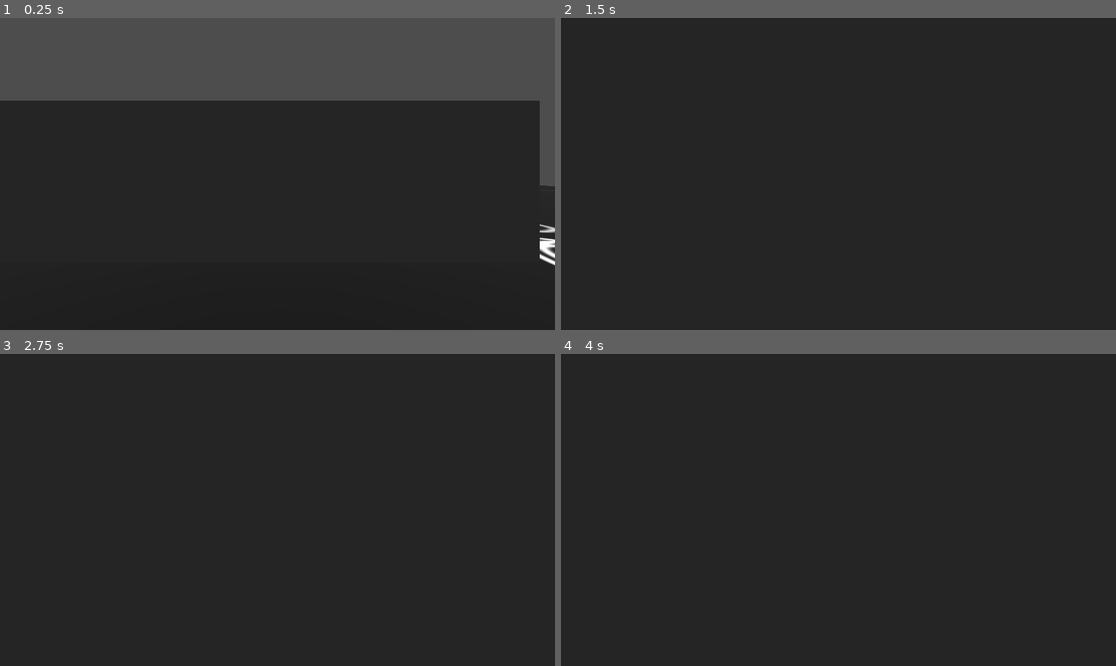
Above: before the commit, frames 1-4 (two rows, left to right).
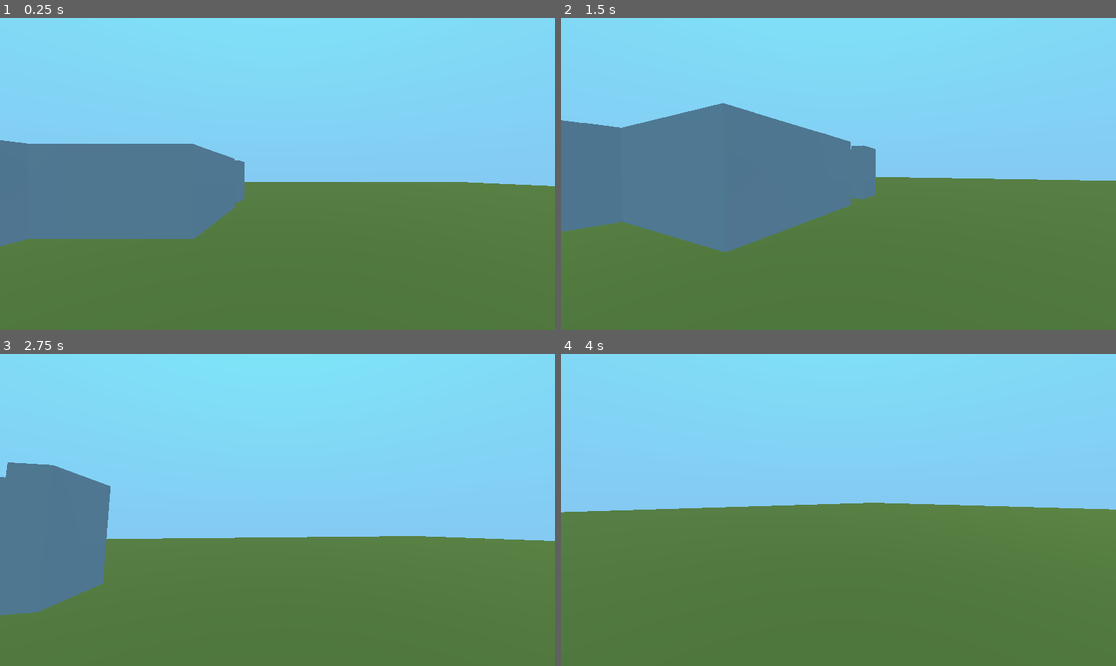
Above: after the commit, the same moments.

Repository: ZenoGlitch/ToiletGame1
Game: Godot game, scene res://Scenes/main.tscn
The game is run twice, just before and just after one commit, with the same random seed, the same clock (stepped at 60 frames per second) and the same inputs.
Inputs (mouse positions are in pixels of both pictures, inside the frame that each line leads up to):
- Up to frame 1 (0.25 s): no input
- Up to frame 2 (1.5 s): tap Enter (ui_accept) at 0.5, 0.77 s; move the mouse to (866, 174) at 0.52 s; hold W (MoveForward) from 0.53 s (still down); move the mouse to (810, 174) at 1.27 s
- Up to frame 3 (2.75 s): keep holding W (MoveForward); tap Enter (ui_accept) at 1.52 s; move the mouse to (288, 503) at 2.02 s
- Up to frame 4 (4 s): keep holding W (MoveForward); move the mouse to (832, 516) at 2.77 s; tap Enter (ui_accept) at 3.02, 3.77 s; move the mouse to (877, 513) at 3.52 s

The runs differ from the first frame. In frame 1, 100% of the frame differs, in the area x 0-100%, y 0-100%; in frame 2, 100%; in frame 3, 100%; in frame 4, 100%.

Commit message:
Level blockout adjustments, mainly rescaled

Diff:
--- a/Scenes/LevelBlockout.tscn
+++ b/Scenes/LevelBlockout.tscn
@@ -1,120 +1,64 @@
-[gd_scene load_steps=44 format=3 uid="uid://d3fhrq1wgv7wi"]
-
-[ext_resource type="Texture2D" uid="uid://fpb2pht7k4i" path="res://Assets/test/map_blueprint.png" id="1_5ab6s"]
+[gd_scene load_steps=29 format=3 uid="uid://d3fhrq1wgv7wi"]
 
 [sub_resource type="BoxMesh" id="BoxMesh_4287a"]
 size = Vector3(25, 4, 1)
 
-[sub_resource type="ConcavePolygonShape3D" id="ConcavePolygonShape3D_tfrgr"]
-data = PackedVector3Array(-12.5, 2, 0.5, 12.5, 2, 0.5, -12.5, -2, 0.5, 12.5, 2, 0.5, 12.5, -2, 0.5, -12.5, -2, 0.5, 12.5, 2, -0.5, -12.5, 2, -0.5, 12.5, -2, -0.5, -12.5, 2, -0.5, -12.5, -2, -0.5, 12.5, -2, -0.5, 12.5, 2, 0.5, 12.5, 2, -0.5, 12.5, -2, 0.5, 12.5, 2, -0.5, 12.5, -2, -0.5, 12.5, -2, 0.5, -12.5, 2, -0.5, -12.5, 2, 0.5, -12.5, -2, -0.5, -12.5, 2, 0.5, -12.5, -2, 0.5, -12.5, -2, -0.5, 12.5, 2, 0.5, -12.5, 2, 0.5, 12.5, 2, -0.5, -12.5, 2, 0.5, -12.5, 2, -0.5, 12.5, 2, -0.5, -12.5, -2, 0.5, 12.5, -2, 0.5, -12.5, -2, -0.5, 12.5, -2, 0.5, 12.5, -2, -0.5, -12.5, -2, -0.5)
-
 [sub_resource type="BoxMesh" id="BoxMesh_h7he1"]
 size = Vector3(1, 4, 40)
 
-[sub_resource type="ConcavePolygonShape3D" id="ConcavePolygonShape3D_b2ybw"]
-data = PackedVector3Array(-0.5, 2, 20, 0.5, 2, 20, -0.5, -2, 20, 0.5, 2, 20, 0.5, -2, 20, -0.5, -2, 20, 0.5, 2, -20, -0.5, 2, -20, 0.5, -2, -20, -0.5, 2, -20, -0.5, -2, -20, 0.5, -2, -20, 0.5, 2, 20, 0.5, 2, -20, 0.5, -2, 20, 0.5, 2, -20, 0.5, -2, -20, 0.5, -2, 20, -0.5, 2, -20, -0.5, 2, 20, -0.5, -2, -20, -0.5, 2, 20, -0.5, -2, 20, -0.5, -2, -20, 0.5, 2, 20, -0.5, 2, 20, 0.5, 2, -20, -0.5, 2, 20, -0.5, 2, -20, 0.5, 2, -20, -0.5, -2, 20, 0.5, -2, 20, -0.5, -2, -20, 0.5, -2, 20, 0.5, -2, -20, -0.5, -2, -20)
-
 [sub_resource type="BoxMesh" id="BoxMesh_wy71e"]
 size = Vector3(15, 4, 1)
 
-[sub_resource type="ConcavePolygonShape3D" id="ConcavePolygonShape3D_osiyl"]
-data = PackedVector3Array(-7.5, 2, 0.5, 7.5, 2, 0.5, -7.5, -2, 0.5, 7.5, 2, 0.5, 7.5, -2, 0.5, -7.5, -2, 0.5, 7.5, 2, -0.5, -7.5, 2, -0.5, 7.5, -2, -0.5, -7.5, 2, -0.5, -7.5, -2, -0.5, 7.5, -2, -0.5, 7.5, 2, 0.5, 7.5, 2, -0.5, 7.5, -2, 0.5, 7.5, 2, -0.5, 7.5, -2, -0.5, 7.5, -2, 0.5, -7.5, 2, -0.5, -7.5, 2, 0.5, -7.5, -2, -0.5, -7.5, 2, 0.5, -7.5, -2, 0.5, -7.5, -2, -0.5, 7.5, 2, 0.5, -7.5, 2, 0.5, 7.5, 2, -0.5, -7.5, 2, 0.5, -7.5, 2, -0.5, 7.5, 2, -0.5, -7.5, -2, 0.5, 7.5, -2, 0.5, -7.5, -2, -0.5, 7.5, -2, 0.5, 7.5, -2, -0.5, -7.5, -2, -0.5)
-
 [sub_resource type="BoxMesh" id="BoxMesh_1hkqx"]
 size = Vector3(10, 4, 1)
 
-[sub_resource type="ConcavePolygonShape3D" id="ConcavePolygonShape3D_y2cq8"]
-data = PackedVector3Array(-5, 2, 0.5, 5, 2, 0.5, -5, -2, 0.5, 5, 2, 0.5, 5, -2, 0.5, -5, -2, 0.5, 5, 2, -0.5, -5, 2, -0.5, 5, -2, -0.5, -5, 2, -0.5, -5, -2, -0.5, 5, -2, -0.5, 5, 2, 0.5, 5, 2, -0.5, 5, -2, 0.5, 5, 2, -0.5, 5, -2, -0.5, 5, -2, 0.5, -5, 2, -0.5, -5, 2, 0.5, -5, -2, -0.5, -5, 2, 0.5, -5, -2, 0.5, -5, -2, -0.5, 5, 2, 0.5, -5, 2, 0.5, 5, 2, -0.5, -5, 2, 0.5, -5, 2, -0.5, 5, 2, -0.5, -5, -2, 0.5, 5, -2, 0.5, -5, -2, -0.5, 5, -2, 0.5, 5, -2, -0.5, -5, -2, -0.5)
-
 [sub_resource type="BoxMesh" id="BoxMesh_dumv4"]
 size = Vector3(22, 4, 1)
 
-[sub_resource type="ConcavePolygonShape3D" id="ConcavePolygonShape3D_pdp18"]
-data = PackedVector3Array(-11, 2, 0.5, 11, 2, 0.5, -11, -2, 0.5, 11, 2, 0.5, 11, -2, 0.5, -11, -2, 0.5, 11, 2, -0.5, -11, 2, -0.5, 11, -2, -0.5, -11, 2, -0.5, -11, -2, -0.5, 11, -2, -0.5, 11, 2, 0.5, 11, 2, -0.5, 11, -2, 0.5, 11, 2, -0.5, 11, -2, -0.5, 11, -2, 0.5, -11, 2, -0.5, -11, 2, 0.5, -11, -2, -0.5, -11, 2, 0.5, -11, -2, 0.5, -11, -2, -0.5, 11, 2, 0.5, -11, 2, 0.5, 11, 2, -0.5, -11, 2, 0.5, -11, 2, -0.5, 11, 2, -0.5, -11, -2, 0.5, 11, -2, 0.5, -11, -2, -0.5, 11, -2, 0.5, 11, -2, -0.5, -11, -2, -0.5)
-
 [sub_resource type="BoxMesh" id="BoxMesh_fl1a0"]
 size = Vector3(8, 4, 1)
 
-[sub_resource type="ConcavePolygonShape3D" id="ConcavePolygonShape3D_gm6v6"]
-data = PackedVector3Array(-4, 2, 0.5, 4, 2, 0.5, -4, -2, 0.5, 4, 2, 0.5, 4, -2, 0.5, -4, -2, 0.5, 4, 2, -0.5, -4, 2, -0.5, 4, -2, -0.5, -4, 2, -0.5, -4, -2, -0.5, 4, -2, -0.5, 4, 2, 0.5, 4, 2, -0.5, 4, -2, 0.5, 4, 2, -0.5, 4, -2, -0.5, 4, -2, 0.5, -4, 2, -0.5, -4, 2, 0.5, -4, -2, -0.5, -4, 2, 0.5, -4, -2, 0.5, -4, -2, -0.5, 4, 2, 0.5, -4, 2, 0.5, 4, 2, -0.5, -4, 2, 0.5, -4, 2, -0.5, 4, 2, -0.5, -4, -2, 0.5, 4, -2, 0.5, -4, -2, -0.5, 4, -2, 0.5, 4, -2, -0.5, -4, -2, -0.5)
-
 [sub_resource type="BoxMesh" id="BoxMesh_c1frp"]
-size = Vector3(18, 4, 1)
-
-[sub_resource type="ConcavePolygonShape3D" id="ConcavePolygonShape3D_88gvm"]
-data = PackedVector3Array(-9, 2, 0.5, 9, 2, 0.5, -9, -2, 0.5, 9, 2, 0.5, 9, -2, 0.5, -9, -2, 0.5, 9, 2, -0.5, -9, 2, -0.5, 9, -2, -0.5, -9, 2, -0.5, -9, -2, -0.5, 9, -2, -0.5, 9, 2, 0.5, 9, 2, -0.5, 9, -2, 0.5, 9, 2, -0.5, 9, -2, -0.5, 9, -2, 0.5, -9, 2, -0.5, -9, 2, 0.5, -9, -2, -0.5, -9, 2, 0.5, -9, -2, 0.5, -9, -2, -0.5, 9, 2, 0.5, -9, 2, 0.5, 9, 2, -0.5, -9, 2, 0.5, -9, 2, -0.5, 9, 2, -0.5, -9, -2, 0.5, 9, -2, 0.5, -9, -2, -0.5, 9, -2, 0.5, 9, -2, -0.5, -9, -2, -0.5)
+size = Vector3(10, 4, 1)
 
 [sub_resource type="BoxMesh" id="BoxMesh_kngxd"]
 size = Vector3(1, 4, 12)
 
-[sub_resource type="ConcavePolygonShape3D" id="ConcavePolygonShape3D_1kqjx"]
-data = PackedVector3Array(-0.5, 2, 6, 0.5, 2, 6, -0.5, -2, 6, 0.5, 2, 6, 0.5, -2, 6, -0.5, -2, 6, 0.5, 2, -6, -0.5, 2, -6, 0.5, -2, -6, -0.5, 2, -6, -0.5, -2, -6, 0.5, -2, -6, 0.5, 2, 6, 0.5, 2, -6, 0.5, -2, 6, 0.5, 2, -6, 0.5, -2, -6, 0.5, -2, 6, -0.5, 2, -6, -0.5, 2, 6, -0.5, -2, -6, -0.5, 2, 6, -0.5, -2, 6, -0.5, -2, -6, 0.5, 2, 6, -0.5, 2, 6, 0.5, 2, -6, -0.5, 2, 6, -0.5, 2, -6, 0.5, 2, -6, -0.5, -2, 6, 0.5, -2, 6, -0.5, -2, -6, 0.5, -2, 6, 0.5, -2, -6, -0.5, -2, -6)
-
 [sub_resource type="BoxMesh" id="BoxMesh_pruve"]
 size = Vector3(10.5, 4, 1)
 
-[sub_resource type="ConcavePolygonShape3D" id="ConcavePolygonShape3D_mg3fo"]
-data = PackedVector3Array(-5.25, 2, 0.5, 5.25, 2, 0.5, -5.25, -2, 0.5, 5.25, 2, 0.5, 5.25, -2, 0.5, -5.25, -2, 0.5, 5.25, 2, -0.5, -5.25, 2, -0.5, 5.25, -2, -0.5, -5.25, 2, -0.5, -5.25, -2, -0.5, 5.25, -2, -0.5, 5.25, 2, 0.5, 5.25, 2, -0.5, 5.25, -2, 0.5, 5.25, 2, -0.5, 5.25, -2, -0.5, 5.25, -2, 0.5, -5.25, 2, -0.5, -5.25, 2, 0.5, -5.25, -2, -0.5, -5.25, 2, 0.5, -5.25, -2, 0.5, -5.25, -2, -0.5, 5.25, 2, 0.5, -5.25, 2, 0.5, 5.25, 2, -0.5, -5.25, 2, 0.5, -5.25, 2, -0.5, 5.25, 2, -0.5, -5.25, -2, 0.5, 5.25, -2, 0.5, -5.25, -2, -0.5, 5.25, -2, 0.5, 5.25, -2, -0.5, -5.25, -2, -0.5)
-
 [sub_resource type="BoxMesh" id="BoxMesh_4cotl"]
 size = Vector3(15, 4, 1)
 
-[sub_resource type="ConcavePolygonShape3D" id="ConcavePolygonShape3D_ukrke"]
-data = PackedVector3Array(-7.5, 2, 0.5, 7.5, 2, 0.5, -7.5, -2, 0.5, 7.5, 2, 0.5, 7.5, -2, 0.5, -7.5, -2, 0.5, 7.5, 2, -0.5, -7.5, 2, -0.5, 7.5, -2, -0.5, -7.5, 2, -0.5, -7.5, -2, -0.5, 7.5, -2, -0.5, 7.5, 2, 0.5, 7.5, 2, -0.5, 7.5, -2, 0.5, 7.5, 2, -0.5, 7.5, -2, -0.5, 7.5, -2, 0.5, -7.5, 2, -0.5, -7.5, 2, 0.5, -7.5, -2, -0.5, -7.5, 2, 0.5, -7.5, -2, 0.5, -7.5, -2, -0.5, 7.5, 2, 0.5, -7.5, 2, 0.5, 7.5, 2, -0.5, -7.5, 2, 0.5, -7.5, 2, -0.5, 7.5, 2, -0.5, -7.5, -2, 0.5, 7.5, -2, 0.5, -7.5, -2, -0.5, 7.5, -2, 0.5, 7.5, -2, -0.5, -7.5, -2, -0.5)
-
 [sub_resource type="BoxMesh" id="BoxMesh_kihsx"]
 size = Vector3(1, 4, 7)
 
-[sub_resource type="ConcavePolygonShape3D" id="ConcavePolygonShape3D_nuntv"]
-data = PackedVector3Array(-0.5, 2, 3.5, 0.5, 2, 3.5, -0.5, -2, 3.5, 0.5, 2, 3.5, 0.5, -2, 3.5, -0.5, -2, 3.5, 0.5, 2, -3.5, -0.5, 2, -3.5, 0.5, -2, -3.5, -0.5, 2, -3.5, -0.5, -2, -3.5, 0.5, -2, -3.5, 0.5, 2, 3.5, 0.5, 2, -3.5, 0.5, -2, 3.5, 0.5, 2, -3.5, 0.5, -2, -3.5, 0.5, -2, 3.5, -0.5, 2, -3.5, -0.5, 2, 3.5, -0.5, -2, -3.5, -0.5, 2, 3.5, -0.5, -2, 3.5, -0.5, -2, -3.5, 0.5, 2, 3.5, -0.5, 2, 3.5, 0.5, 2, -3.5, -0.5, 2, 3.5, -0.5, 2, -3.5, 0.5, 2, -3.5, -0.5, -2, 3.5, 0.5, -2, 3.5, -0.5, -2, -3.5, 0.5, -2, 3.5, 0.5, -2, -3.5, -0.5, -2, -3.5)
-
 [sub_resource type="BoxMesh" id="BoxMesh_dmb06"]
 size = Vector3(6, 4, 1)
 
-[sub_resource type="ConcavePolygonShape3D" id="ConcavePolygonShape3D_kwssv"]
-data = PackedVector3Array(-3, 2, 0.5, 3, 2, 0.5, -3, -2, 0.5, 3, 2, 0.5, 3, -2, 0.5, -3, -2, 0.5, 3, 2, -0.5, -3, 2, -0.5, 3, -2, -0.5, -3, 2, -0.5, -3, -2, -0.5, 3, -2, -0.5, 3, 2, 0.5, 3, 2, -0.5, 3, -2, 0.5, 3, 2, -0.5, 3, -2, -0.5, 3, -2, 0.5, -3, 2, -0.5, -3, 2, 0.5, -3, -2, -0.5, -3, 2, 0.5, -3, -2, 0.5, -3, -2, -0.5, 3, 2, 0.5, -3, 2, 0.5, 3, 2, -0.5, -3, 2, 0.5, -3, 2, -0.5, 3, 2, -0.5, -3, -2, 0.5, 3, -2, 0.5, -3, -2, -0.5, 3, -2, 0.5, 3, -2, -0.5, -3, -2, -0.5)
-
 [sub_resource type="BoxMesh" id="BoxMesh_owu0r"]
 size = Vector3(1, 4, 4)
 
-[sub_resource type="ConcavePolygonShape3D" id="ConcavePolygonShape3D_hol7i"]
-data = PackedVector3Array(-0.5, 2, 2, 0.5, 2, 2, -0.5, -2, 2, 0.5, 2, 2, 0.5, -2, 2, -0.5, -2, 2, 0.5, 2, -2, -0.5, 2, -2, 0.5, -2, -2, -0.5, 2, -2, -0.5, -2, -2, 0.5, -2, -2, 0.5, 2, 2, 0.5, 2, -2, 0.5, -2, 2, 0.5, 2, -2, 0.5, -2, -2, 0.5, -2, 2, -0.5, 2, -2, -0.5, 2, 2, -0.5, -2, -2, -0.5, 2, 2, -0.5, -2, 2, -0.5, -2, -2, 0.5, 2, 2, -0.5, 2, 2, 0.5, 2, -2, -0.5, 2, 2, -0.5, 2, -2, 0.5, 2, -2, -0.5, -2, 2, 0.5, -2, 2, -0.5, -2, -2, 0.5, -2, 2, 0.5, -2, -2, -0.5, -2, -2)
-
 [sub_resource type="BoxMesh" id="BoxMesh_ll2wg"]
-size = Vector3(1, 4, 12)
-
-[sub_resource type="ConcavePolygonShape3D" id="ConcavePolygonShape3D_nu8ci"]
-data = PackedVector3Array(-0.5, 2, 6, 0.5, 2, 6, -0.5, -2, 6, 0.5, 2, 6, 0.5, -2, 6, -0.5, -2, 6, 0.5, 2, -6, -0.5, 2, -6, 0.5, -2, -6, -0.5, 2, -6, -0.5, -2, -6, 0.5, -2, -6, 0.5, 2, 6, 0.5, 2, -6, 0.5, -2, 6, 0.5, 2, -6, 0.5, -2, -6, 0.5, -2, 6, -0.5, 2, -6, -0.5, 2, 6, -0.5, -2, -6, -0.5, 2, 6, -0.5, -2, 6, -0.5, -2, -6, 0.5, 2, 6, -0.5, 2, 6, 0.5, 2, -6, -0.5, 2, 6, -0.5, 2, -6, 0.5, 2, -6, -0.5, -2, 6, 0.5, -2, 6, -0.5, -2, -6, 0.5, -2, 6, 0.5, -2, -6, -0.5, -2, -6)
+size = Vector3(1, 4, 10)
 
 [sub_resource type="BoxMesh" id="BoxMesh_8ajak"]
 size = Vector3(1, 4, 9)
 
-[sub_resource type="ConcavePolygonShape3D" id="ConcavePolygonShape3D_r4rsu"]
-data = PackedVector3Array(-0.5, 2, 4.5, 0.5, 2, 4.5, -0.5, -2, 4.5, 0.5, 2, 4.5, 0.5, -2, 4.5, -0.5, -2, 4.5, 0.5, 2, -4.5, -0.5, 2, -4.5, 0.5, -2, -4.5, -0.5, 2, -4.5, -0.5, -2, -4.5, 0.5, -2, -4.5, 0.5, 2, 4.5, 0.5, 2, -4.5, 0.5, -2, 4.5, 0.5, 2, -4.5, 0.5, -2, -4.5, 0.5, -2, 4.5, -0.5, 2, -4.5, -0.5, 2, 4.5, -0.5, -2, -4.5, -0.5, 2, 4.5, -0.5, -2, 4.5, -0.5, -2, -4.5, 0.5, 2, 4.5, -0.5, 2, 4.5, 0.5, 2, -4.5, -0.5, 2, 4.5, -0.5, 2, -4.5, 0.5, 2, -4.5, -0.5, -2, 4.5, 0.5, -2, 4.5, -0.5, -2, -4.5, 0.5, -2, 4.5, 0.5, -2, -4.5, -0.5, -2, -4.5)
-
 [sub_resource type="BoxMesh" id="BoxMesh_ac4sl"]
 size = Vector3(1, 4, 4.5)
 
-[sub_resource type="ConcavePolygonShape3D" id="ConcavePolygonShape3D_oxjap"]
-data = PackedVector3Array(-0.5, 2, 2.25, 0.5, 2, 2.25, -0.5, -2, 2.25, 0.5, 2, 2.25, 0.5, -2, 2.25, -0.5, -2, 2.25, 0.5, 2, -2.25, -0.5, 2, -2.25, 0.5, -2, -2.25, -0.5, 2, -2.25, -0.5, -2, -2.25, 0.5, -2, -2.25, 0.5, 2, 2.25, 0.5, 2, -2.25, 0.5, -2, 2.25, 0.5, 2, -2.25, 0.5, -2, -2.25, 0.5, -2, 2.25, -0.5, 2, -2.25, -0.5, 2, 2.25, -0.5, -2, -2.25, -0.5, 2, 2.25, -0.5, -2, 2.25, -0.5, -2, -2.25, 0.5, 2, 2.25, -0.5, 2, 2.25, 0.5, 2, -2.25, -0.5, 2, 2.25, -0.5, 2, -2.25, 0.5, 2, -2.25, -0.5, -2, 2.25, 0.5, -2, 2.25, -0.5, -2, -2.25, 0.5, -2, 2.25, 0.5, -2, -2.25, -0.5, -2, -2.25)
-
 [sub_resource type="BoxMesh" id="BoxMesh_178mv"]
 size = Vector3(3, 4, 1)
 
-[sub_resource type="ConcavePolygonShape3D" id="ConcavePolygonShape3D_iq8sa"]
-data = PackedVector3Array(-1.5, 2, 0.5, 1.5, 2, 0.5, -1.5, -2, 0.5, 1.5, 2, 0.5, 1.5, -2, 0.5, -1.5, -2, 0.5, 1.5, 2, -0.5, -1.5, 2, -0.5, 1.5, -2, -0.5, -1.5, 2, -0.5, -1.5, -2, -0.5, 1.5, -2, -0.5, 1.5, 2, 0.5, 1.5, 2, -0.5, 1.5, -2, 0.5, 1.5, 2, -0.5, 1.5, -2, -0.5, 1.5, -2, 0.5, -1.5, 2, -0.5, -1.5, 2, 0.5, -1.5, -2, -0.5, -1.5, 2, 0.5, -1.5, -2, 0.5, -1.5, -2, -0.5, 1.5, 2, 0.5, -1.5, 2, 0.5, 1.5, 2, -0.5, -1.5, 2, 0.5, -1.5, 2, -0.5, 1.5, 2, -0.5, -1.5, -2, 0.5, 1.5, -2, 0.5, -1.5, -2, -0.5, 1.5, -2, 0.5, 1.5, -2, -0.5, -1.5, -2, -0.5)
-
-[sub_resource type="ConcavePolygonShape3D" id="ConcavePolygonShape3D_cv7fx"]
-data = PackedVector3Array(-1.5, 2, 0.5, 1.5, 2, 0.5, -1.5, -2, 0.5, 1.5, 2, 0.5, 1.5, -2, 0.5, -1.5, -2, 0.5, 1.5, 2, -0.5, -1.5, 2, -0.5, 1.5, -2, -0.5, -1.5, 2, -0.5, -1.5, -2, -0.5, 1.5, -2, -0.5, 1.5, 2, 0.5, 1.5, 2, -0.5, 1.5, -2, 0.5, 1.5, 2, -0.5, 1.5, -2, -0.5, 1.5, -2, 0.5, -1.5, 2, -0.5, -1.5, 2, 0.5, -1.5, -2, -0.5, -1.5, 2, 0.5, -1.5, -2, 0.5, -1.5, -2, -0.5, 1.5, 2, 0.5, -1.5, 2, 0.5, 1.5, 2, -0.5, -1.5, 2, 0.5, -1.5, 2, -0.5, 1.5, 2, -0.5, -1.5, -2, 0.5, 1.5, -2, 0.5, -1.5, -2, -0.5, 1.5, -2, 0.5, 1.5, -2, -0.5, -1.5, -2, -0.5)
-
 [sub_resource type="BoxMesh" id="BoxMesh_twbex"]
 size = Vector3(14, 1.2, 1)
 
-[sub_resource type="ConcavePolygonShape3D" id="ConcavePolygonShape3D_gcapy"]
-data = PackedVector3Array(-7, 0.6, 0.5, 7, 0.6, 0.5, -7, -0.6, 0.5, 7, 0.6, 0.5, 7, -0.6, 0.5, -7, -0.6, 0.5, 7, 0.6, -0.5, -7, 0.6, -0.5, 7, -0.6, -0.5, -7, 0.6, -0.5, -7, -0.6, -0.5, 7, -0.6, -0.5, 7, 0.6, 0.5, 7, 0.6, -0.5, 7, -0.6, 0.5, 7, 0.6, -0.5, 7, -0.6, -0.5, 7, -0.6, 0.5, -7, 0.6, -0.5, -7, 0.6, 0.5, -7, -0.6, -0.5, -7, 0.6, 0.5, -7, -0.6, 0.5, -7, -0.6, -0.5, 7, 0.6, 0.5, -7, 0.6, 0.5, 7, 0.6, -0.5, -7, 0.6, 0.5, -7, 0.6, -0.5, 7, 0.6, -0.5, -7, -0.6, 0.5, 7, -0.6, 0.5, -7, -0.6, -0.5, 7, -0.6, 0.5, 7, -0.6, -0.5, -7, -0.6, -0.5)
-
-[sub_resource type="StandardMaterial3D" id="StandardMaterial3D_bqfsu"]
-albedo_texture = ExtResource("1_5ab6s")
+[sub_resource type="BoxMesh" id="BoxMesh_sq1b1"]
+size = Vector3(10, 1, 1)
+
+[sub_resource type="StandardMaterial3D" id="StandardMaterial3D_ajiep"]
+albedo_color = Color(0.254799, 0.331178, 0.111054, 1)
 
 [sub_resource type="StandardMaterial3D" id="StandardMaterial3D_ukqov"]
 
@@ -125,199 +69,127 @@
 [sub_resource type="ConcavePolygonShape3D" id="ConcavePolygonShape3D_q61m1"]
 data = PackedVector3Array(50, 0, 50, -50, 0, 50, 50, 0, -50, -50, 0, 50, -50, 0, -50, 50, 0, -50)
 
+[sub_resource type="Gradient" id="Gradient_rpqsg"]
+offsets = PackedFloat32Array(0, 0.364407, 1)
+colors = PackedColorArray(0.85642, 0.557545, 0.990742, 1, 0.530745, 0.743707, 0.942525, 1, 0.47451, 1, 1, 1)
+
+[sub_resource type="GradientTexture2D" id="GradientTexture2D_wwres"]
+gradient = SubResource("Gradient_rpqsg")
+fill_from = Vector2(0.543956, 0.994505)
+fill_to = Vector2(0.543956, 0)
+
+[sub_resource type="PanoramaSkyMaterial" id="PanoramaSkyMaterial_v7olu"]
+panorama = SubResource("GradientTexture2D_wwres")
+
+[sub_resource type="Sky" id="Sky_vvi7l"]
+sky_material = SubResource("PanoramaSkyMaterial_v7olu")
+
 [sub_resource type="Environment" id="Environment_fluw3"]
+background_mode = 2
+sky = SubResource("Sky_vvi7l")
 
 [node name="Node3D" type="Node3D"]
 
 [node name="Walls" type="Node3D" parent="."]
+transform = Transform3D(0.8, 0, 0, 0, 0.8, 0, 0, 0, 0.8, 0, 0, 0)
 
 [node name="Wall1" type="MeshInstance3D" parent="Walls"]
-transform = Transform3D(1, 0, 0, 0, 1, 0, 0, 0, 1, -6.01981, 2, -25.54)
+transform = Transform3D(0.472082, 0, 0, 0, 1, 0, 0, 0, 1, -10.4749, 2, -16.4017)
 mesh = SubResource("BoxMesh_4287a")
 skeleton = NodePath("../..")
 
-[node name="StaticBody3D" type="StaticBody3D" parent="Walls/Wall1"]
-
-[node name="CollisionShape3D" type="CollisionShape3D" parent="Walls/Wall1/StaticBody3D"]
-shape = SubResource("ConcavePolygonShape3D_tfrgr")
-
 [node name="Wall2" type="MeshInstance3D" parent="Walls"]
-transform = Transform3D(-1, 0, -8.74228e-08, 0, 1, 0, 8.74228e-08, 0, -1, -32.022, 2, -15.101)
+transform = Transform3D(-1, 0, -5.51908e-08, 0, 1, 0, 8.74228e-08, 0, -0.631309, -25.2865, 2, -10.1335)
 mesh = SubResource("BoxMesh_h7he1")
 skeleton = NodePath("../..")
 
-[node name="StaticBody3D" type="StaticBody3D" parent="Walls/Wall2"]
-
-[node name="CollisionShape3D" type="CollisionShape3D" parent="Walls/Wall2/StaticBody3D"]
-shape = SubResource("ConcavePolygonShape3D_b2ybw")
-
 [node name="Wall3" type="MeshInstance3D" parent="Walls"]
-transform = Transform3D(-1, 0, -8.74228e-08, 0, 1, 0, 8.74228e-08, 0, -1, -25.029, 2, -34.564)
+transform = Transform3D(-0.647623, 0, -8.74228e-08, 0, 1, 0, 5.6617e-08, 0, -1, -20.8283, 2, -22.6564)
 mesh = SubResource("BoxMesh_wy71e")
 skeleton = NodePath("../Wall2")
 
-[node name="StaticBody3D" type="StaticBody3D" parent="Walls/Wall3"]
-
-[node name="CollisionShape3D" type="CollisionShape3D" parent="Walls/Wall3/StaticBody3D"]
-shape = SubResource("ConcavePolygonShape3D_osiyl")
-
 [node name="Wall4" type="MeshInstance3D" parent="Walls"]
-transform = Transform3D(-4.37114e-08, 0, -1, 0, 1, 0, 1, 0, -4.37114e-08, -18, 2, -30.092)
+transform = Transform3D(-2.91952e-08, 0, -1, 0, 1, 0, 0.667907, 0, -4.37114e-08, -16.3585, 2, -19.1994)
 mesh = SubResource("BoxMesh_1hkqx")
 skeleton = NodePath("../Wall2")
 
-[node name="StaticBody3D" type="StaticBody3D" parent="Walls/Wall4"]
-
-[node name="CollisionShape3D" type="CollisionShape3D" parent="Walls/Wall4/StaticBody3D"]
-shape = SubResource("ConcavePolygonShape3D_y2cq8")
-
 [node name="Wall5" type="MeshInstance3D" parent="Walls"]
-transform = Transform3D(1, 0, 0, 0, 1, 0, 0, 0, 1, -21.502, 2, 4.395)
+transform = Transform3D(0.651686, 0, 0, 0, 1, 0, 0, 0, 1, -18.2033, 1.99152, 2.30653)
 mesh = SubResource("BoxMesh_dumv4")
 skeleton = NodePath("../..")
 
-[node name="StaticBody3D" type="StaticBody3D" parent="Walls/Wall5"]
-
-[node name="CollisionShape3D" type="CollisionShape3D" parent="Walls/Wall5/StaticBody3D"]
-shape = SubResource("ConcavePolygonShape3D_pdp18")
-
 [node name="Wall7" type="MeshInstance3D" parent="Walls"]
-transform = Transform3D(-4.37114e-08, 0, -1, 0, 1, 0, 1, 0, -4.37114e-08, -10.995, 2, 0.917)
+transform = Transform3D(-3.72251e-08, 0, -1, 0, 1, 0, 0.85161, 0, -4.37114e-08, -10.995, 2, -0.659818)
 mesh = SubResource("BoxMesh_fl1a0")
 skeleton = NodePath("../Wall2")
 
-[node name="StaticBody3D" type="StaticBody3D" parent="Walls/Wall7"]
-
-[node name="CollisionShape3D" type="CollisionShape3D" parent="Walls/Wall7/StaticBody3D"]
-shape = SubResource("ConcavePolygonShape3D_gm6v6")
-
 [node name="Wall8" type="MeshInstance3D" parent="Walls"]
-transform = Transform3D(-1, 0, -8.74228e-08, 0, 1, 0, 8.74228e-08, 0, -1, -2.49771, 2, -1.189)
+transform = Transform3D(-0.762341, 0, -8.74228e-08, 0, 1, 0, 6.6646e-08, 0, -1, -7.35901, 2, -3.62679)
 mesh = SubResource("BoxMesh_c1frp")
 skeleton = NodePath("../Wall2")
 
-[node name="StaticBody3D" type="StaticBody3D" parent="Walls/Wall8"]
-
-[node name="CollisionShape3D" type="CollisionShape3D" parent="Walls/Wall8/StaticBody3D"]
-shape = SubResource("ConcavePolygonShape3D_88gvm")
-
 [node name="Wall9" type="MeshInstance3D" parent="Walls"]
-transform = Transform3D(1, 0, 0, 0, 1, 0, 0, 0, 1, -18, 2, -8.15407)
+transform = Transform3D(1, 0, 0, 0, 1, 0, 0, 0, 0.477308, -16.4433, 2, -5.05267)
 mesh = SubResource("BoxMesh_kngxd")
 skeleton = NodePath("../..")
 
-[node name="StaticBody3D" type="StaticBody3D" parent="Walls/Wall9"]
-
-[node name="CollisionShape3D" type="CollisionShape3D" parent="Walls/Wall9/StaticBody3D"]
-shape = SubResource("ConcavePolygonShape3D_1kqjx")
-
 [node name="Wall10" type="MeshInstance3D" parent="Walls"]
-transform = Transform3D(-1, 0, -8.74228e-08, 0, 1, 0, 8.74228e-08, 0, -1, -21.2459, 2, -2.592)
+transform = Transform3D(-0.602129, 0, -8.74228e-08, 0, 1, 0, 5.26398e-08, 0, -1, -18.3627, 2.0033, -2.60423)
 mesh = SubResource("BoxMesh_pruve")
 skeleton = NodePath("../Wall2")
 
-[node name="StaticBody3D" type="StaticBody3D" parent="Walls/Wall10"]
-
-[node name="CollisionShape3D" type="CollisionShape3D" parent="Walls/Wall10/StaticBody3D"]
-shape = SubResource("ConcavePolygonShape3D_mg3fo")
-
 [node name="Wall11" type="MeshInstance3D" parent="Walls"]
-transform = Transform3D(-1, 0, -8.74228e-08, 0, 1, 0, 8.74228e-08, 0, -1, -25.029, 2, -18.9604)
+transform = Transform3D(-0.588351, 0, -8.74228e-08, 0, 1, 0, 5.14353e-08, 0, -1, -20.9795, 2, -11.7966)
 mesh = SubResource("BoxMesh_4cotl")
 skeleton = NodePath("../Wall2")
 
-[node name="StaticBody3D" type="StaticBody3D" parent="Walls/Wall11"]
-
-[node name="CollisionShape3D" type="CollisionShape3D" parent="Walls/Wall11/StaticBody3D"]
-shape = SubResource("ConcavePolygonShape3D_ukrke")
-
 [node name="Wall12" type="MeshInstance3D" parent="Walls"]
-transform = Transform3D(1, 0, 0, 0, 1, 0, 0, 0, 1, -26.0031, 2, 1.37246)
+transform = Transform3D(1, 0, 0, 0, 1, 0, 0, 0, 0.716106, -20.9779, 2, -0.00408936)
 mesh = SubResource("BoxMesh_kihsx")
 skeleton = NodePath("../..")
 
-[node name="StaticBody3D" type="StaticBody3D" parent="Walls/Wall12"]
-
-[node name="CollisionShape3D" type="CollisionShape3D" parent="Walls/Wall12/StaticBody3D"]
-shape = SubResource("ConcavePolygonShape3D_nuntv")
-
 [node name="Wall13" type="MeshInstance3D" parent="Walls"]
-transform = Transform3D(1, 0, 0, 0, 1, 0, 0, 0, 1, -8.49042, 2, -9.20945)
+transform = Transform3D(0.382916, 0, 0, 0, 1, 0, 0, 0, 1, -10.1044, 2, -8.46412)
 mesh = SubResource("BoxMesh_dmb06")
 skeleton = NodePath("../..")
 
-[node name="StaticBody3D" type="StaticBody3D" parent="Walls/Wall13"]
-
-[node name="CollisionShape3D" type="CollisionShape3D" parent="Walls/Wall13/StaticBody3D"]
-shape = SubResource("ConcavePolygonShape3D_kwssv")
-
 [node name="Wall14" type="MeshInstance3D" parent="Walls"]
-transform = Transform3D(1, 0, 0, 0, 1, 0, 0, 0, 1, -10.995, 2, -7.68108)
+transform = Transform3D(1, 0, 0, 0, 1, 0, 0, 0, 0.634075, -10.995, 2, -7.67805)
 mesh = SubResource("BoxMesh_owu0r")
 skeleton = NodePath("../..")
 
-[node name="StaticBody3D" type="StaticBody3D" parent="Walls/Wall14"]
-
-[node name="CollisionShape3D" type="CollisionShape3D" parent="Walls/Wall14/StaticBody3D"]
-shape = SubResource("ConcavePolygonShape3D_hol7i")
-
 [node name="Wall15" type="MeshInstance3D" parent="Walls"]
-transform = Transform3D(1, 0, 0, 0, 1, 0, 0, 0, 1, 6, 2, -6.72446)
+transform = Transform3D(1, 0, 0, 0, 1, 0, 0, 0, 0.815429, -4.00875, 1.98007, -7.25661)
 mesh = SubResource("BoxMesh_ll2wg")
 
-[node name="StaticBody3D" type="StaticBody3D" parent="Walls/Wall15"]
-
-[node name="CollisionShape3D" type="CollisionShape3D" parent="Walls/Wall15/StaticBody3D"]
-shape = SubResource("ConcavePolygonShape3D_nu8ci")
-
 [node name="Wall16" type="MeshInstance3D" parent="Walls"]
-transform = Transform3D(1, 0, 0, 0, 1, 0, 0, 0, 1, 6, 2, -21.5285)
+transform = Transform3D(1, 0, 0, 0, 1, 0, 0, 0, 0.326759, -4.12987, 2.0358, -15.4598)
 mesh = SubResource("BoxMesh_8ajak")
 
-[node name="StaticBody3D" type="StaticBody3D" parent="Walls/Wall16"]
-
-[node name="CollisionShape3D" type="CollisionShape3D" parent="Walls/Wall16/StaticBody3D"]
-shape = SubResource("ConcavePolygonShape3D_r4rsu")
-
 [node name="Wall17" type="MeshInstance3D" parent="Walls"]
-transform = Transform3D(1, 0, 0, 0, 1, 0, 0, 0, 1, -18, 2, -19.4886)
+transform = Transform3D(1, 0, 0, 0, 1, 0, 0, 0, 0.489601, -16.421, 2, -11.7648)
 mesh = SubResource("BoxMesh_ac4sl")
 
-[node name="StaticBody3D" type="StaticBody3D" parent="Walls/Wall17"]
-
-[node name="CollisionShape3D" type="CollisionShape3D" parent="Walls/Wall17/StaticBody3D"]
-shape = SubResource("ConcavePolygonShape3D_oxjap")
-
 [node name="Wall18" type="MeshInstance3D" parent="Walls"]
-transform = Transform3D(1, 0, 0, 0, 1, 0, 0, 0, 1, 4.9697, 2, -9.21337)
+transform = Transform3D(0.645733, 0, 0, 0, 1, 0, 0, 0, 1, -4.50339, 2, -8.44764)
 mesh = SubResource("BoxMesh_178mv")
 
-[node name="StaticBody3D" type="StaticBody3D" parent="Walls/Wall18"]
-
-[node name="CollisionShape3D" type="CollisionShape3D" parent="Walls/Wall18/StaticBody3D"]
-shape = SubResource("ConcavePolygonShape3D_iq8sa")
-
 [node name="Wall19" type="MeshInstance3D" parent="Walls"]
-transform = Transform3D(1, 0, 0, 0, 1, 0, 0, 0, 1, -12.0445, 2, -2.59229)
+transform = Transform3D(0.742197, 0, 0, 0, 1, 0, 0, 0, 1, -11.6799, 2.02532, -2.61627)
 mesh = SubResource("BoxMesh_178mv")
 
-[node name="StaticBody3D" type="StaticBody3D" parent="Walls/Wall19"]
-
-[node name="CollisionShape3D" type="CollisionShape3D" parent="Walls/Wall19/StaticBody3D"]
-shape = SubResource("ConcavePolygonShape3D_cv7fx")
-
 [node name="HalfWall1" type="MeshInstance3D" parent="Walls"]
-transform = Transform3D(1, 0, 0, 0, 1, 0, 0, 0, 1, -0.581278, 0.591041, -9.21068)
+transform = Transform3D(0.38369, 0, 0, 0, 1, 0, 0, 0, 1, -7.46573, 0.591, -8.47169)
 mesh = SubResource("BoxMesh_twbex")
 skeleton = NodePath("../Wall12")
 
-[node name="StaticBody3D" type="StaticBody3D" parent="Walls/HalfWall1"]
-
-[node name="CollisionShape3D" type="CollisionShape3D" parent="Walls/HalfWall1/StaticBody3D"]
-shape = SubResource("ConcavePolygonShape3D_gcapy")
+[node name="HalfWall2" type="MeshInstance3D" parent="Walls"]
+transform = Transform3D(0.495771, 0, 0, 0, 1, 0, 0, 0, 1, -7.15248, 3.5, -8.45461)
+mesh = SubResource("BoxMesh_sq1b1")
+skeleton = NodePath("../Wall12")
 
 [node name="Floor" type="MeshInstance3D" parent="."]
-material_override = SubResource("StandardMaterial3D_bqfsu")
+material_override = SubResource("StandardMaterial3D_ajiep")
 mesh = SubResource("PlaneMesh_o8e5c")
 
 [node name="StaticBody3D" type="StaticBody3D" parent="Floor"]
--- a/Scripts/player.gd
+++ b/Scripts/player.gd
@@ -1,5 +1,5 @@
 extends CharacterBody3D
-
+class_name Player
 
 const SPEED = 5.0
 const JUMP_VELOCITY = 4.5
@@ -13,7 +13,7 @@
 		if event is InputEventMouseMotion:
 			pivot.rotate_y(-event.relative.x * mouseSensitivity)
 			camera.rotate_x(-event.relative.y * mouseSensitivity)
-			camera.rotation.x = clamp(camera.rotation.x, deg_to_rad(-30), deg_to_rad(60))
+			camera.rotation.x = clamp(camera.rotation.x, deg_to_rad(-70), deg_to_rad(60))
 
 
 func _physics_process(delta):
--- a/project.godot
+++ b/project.godot
@@ -14,6 +14,11 @@
 run/main_scene="res://Scenes/main.tscn"
 config/features=PackedStringArray("4.3", "GL Compatibility")
 config/icon="res://icon.svg"
+
+[display]
+
+window/size/viewport_width=1920
+window/size/viewport_height=1080
 
 [input]
 
